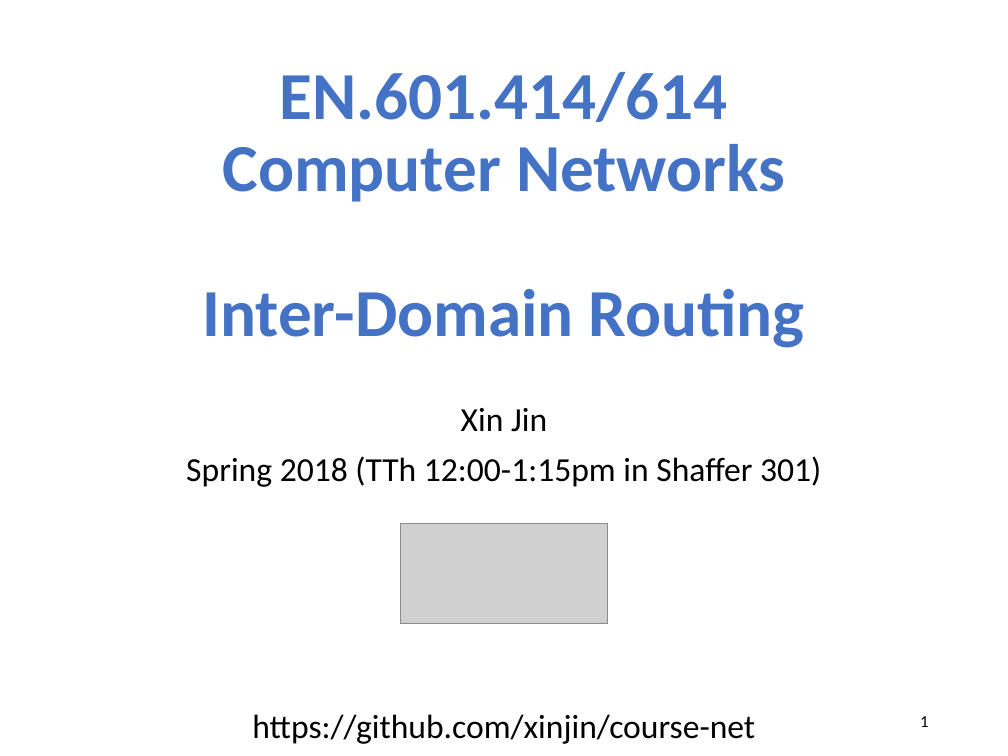
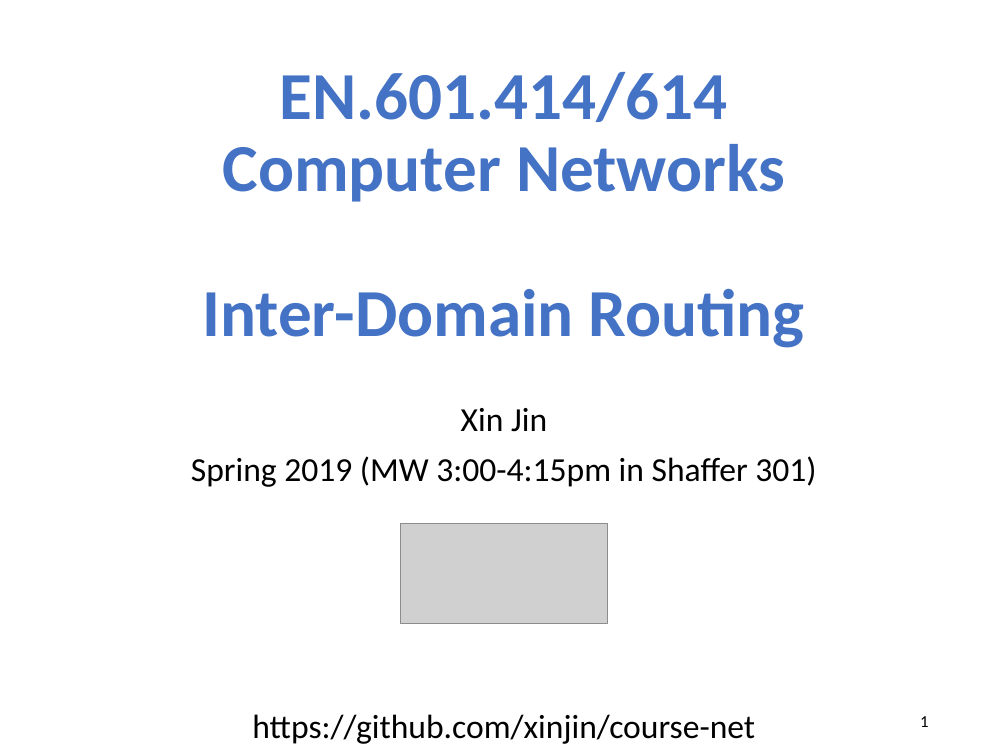
Before and after one commit to xinjin/course-net, a slide deck: slide 1 of slides/lec14_interdomain.pptx. Drawn at 1008x756 pixels with LibreOffice and Linux fonts; fonts in the diff are those of the drawing; grey boxes stand for pictures. Boxes give left, top, right and bottom in pixels: in the first picture for what was removed or moved away, otherwise in the second. Text is boxed around its words. In the diff, an @@ line names an element or a change of style, - is before the commit and + after.

```diff
--- a/slides/lec14_interdomain.pptx
+++ b/slides/lec14_interdomain.pptx
@@ subtitle at [191, 456, 816, 487]: text changed @@
-Spring 2018 (TTh 12:00-1:15pm in Shaffer 301)
+Spring 2019 (MW 3:00-4:15pm in Shaffer 301)
```
Also in this commit, not shown: 5 slides added, 19 other files.
